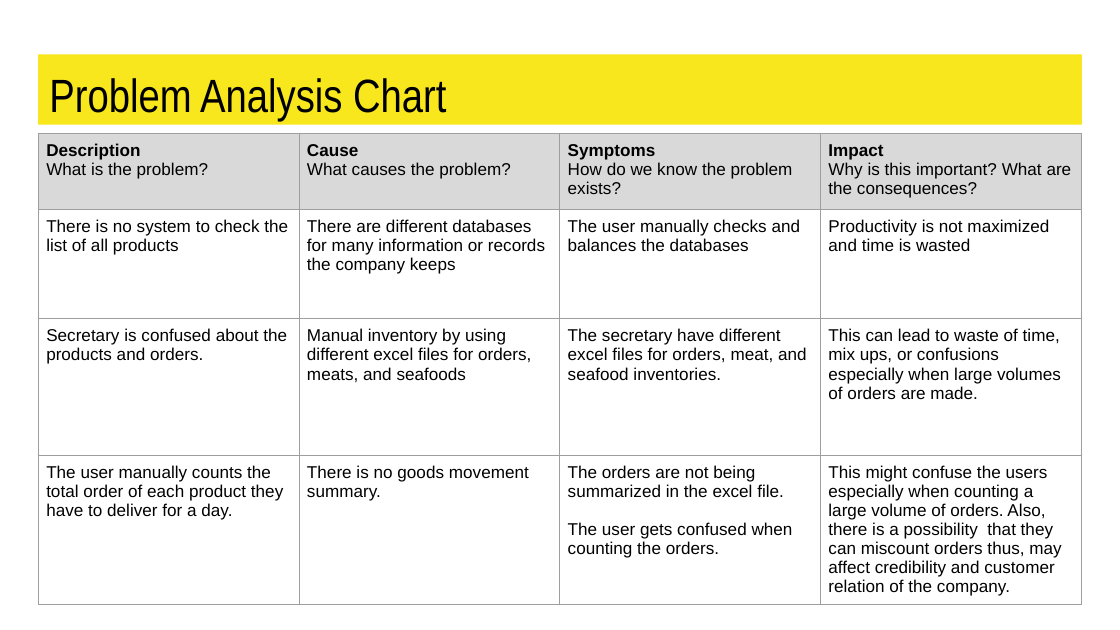
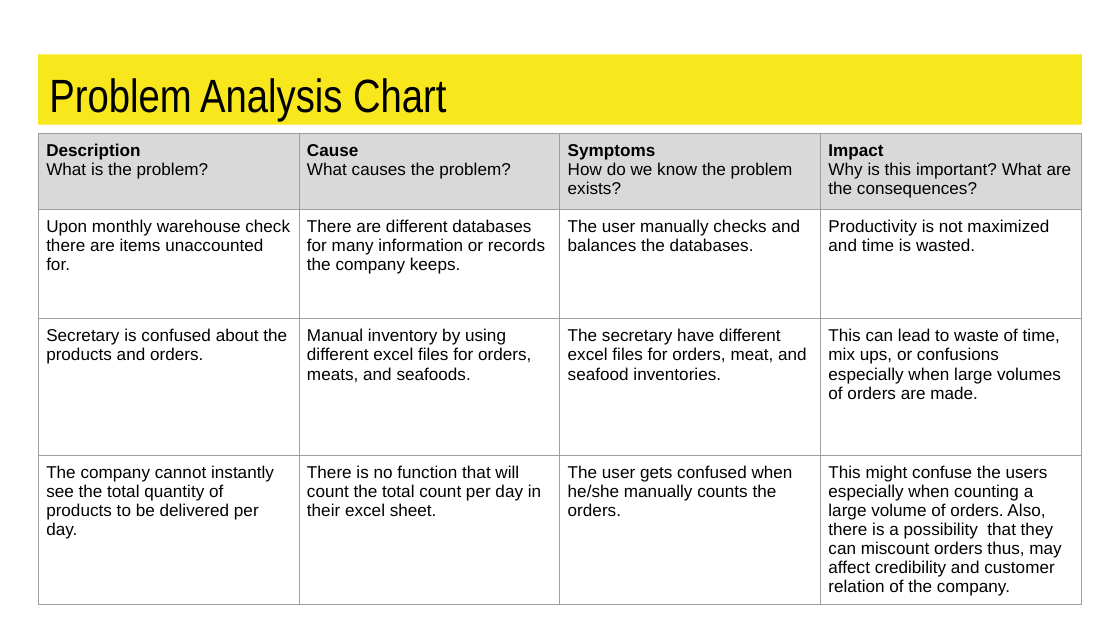
Before and after one commit to HillaryFong/Analyst-approved, a slide deck: slide 4 of INTROSE - Analysts.pptx. Drawn at 1120x630 pixels with LibreOffice and Linux fonts; fonts in the diff are those of the drawing. Boxes give left, top, right and bottom in pixels: in the first picture for what was removed or moved away, otherwise in the second. Text is boxed around its words. In the diff, an @@ line names an element or a change of style, - is before the commit and + after.

```diff
--- a/INTROSE - Analysts.pptx
+++ b/INTROSE - Analysts.pptx
@@ table at bbox=[38, 133, 1082, 600] @@
-row 2: There is no system to check the list of all products | There are different databases for many information or records the company keeps | The user manually checks and balances the databases | Productivity is not maximized and time is wasted
+row 2: Upon monthly warehouse check there are items unaccounted for. | There are different databases for many information or records the company keeps. | The user manually checks and balances the databases. | Productivity is not maximized and time is wasted.
-row 3, column 2: Manual inventory by using different excel files for orders, meats, and seafoods
+row 3, column 2: Manual inventory by using different excel files for orders, meats, and seafoods.
-row 4: The user manually counts the total order of each product they have to deliver for a day. | There is no goods movement summary. | The orders are not being summarized in the excel file. / The user gets confused when counting the orders. | This might confuse the users especially when counting a large volume of orders. Also, there is a possibility that they can miscount orders thus, may affect credibility and customer relation of the company.
+row 4: The company cannot instantly see the total quantity of products to be delivered per day. | There is no function that will count the total count per day in their excel sheet. | The user gets confused when he/she manually counts the orders. | This might confuse the users especially when counting a large volume of orders. Also, there is a possibility that they can miscount orders thus, may affect credibility and customer relation of the company.
```
Also in this commit, not shown: 1 other slide changed, 3 slides added, 1 slide removed, 1 other file.
